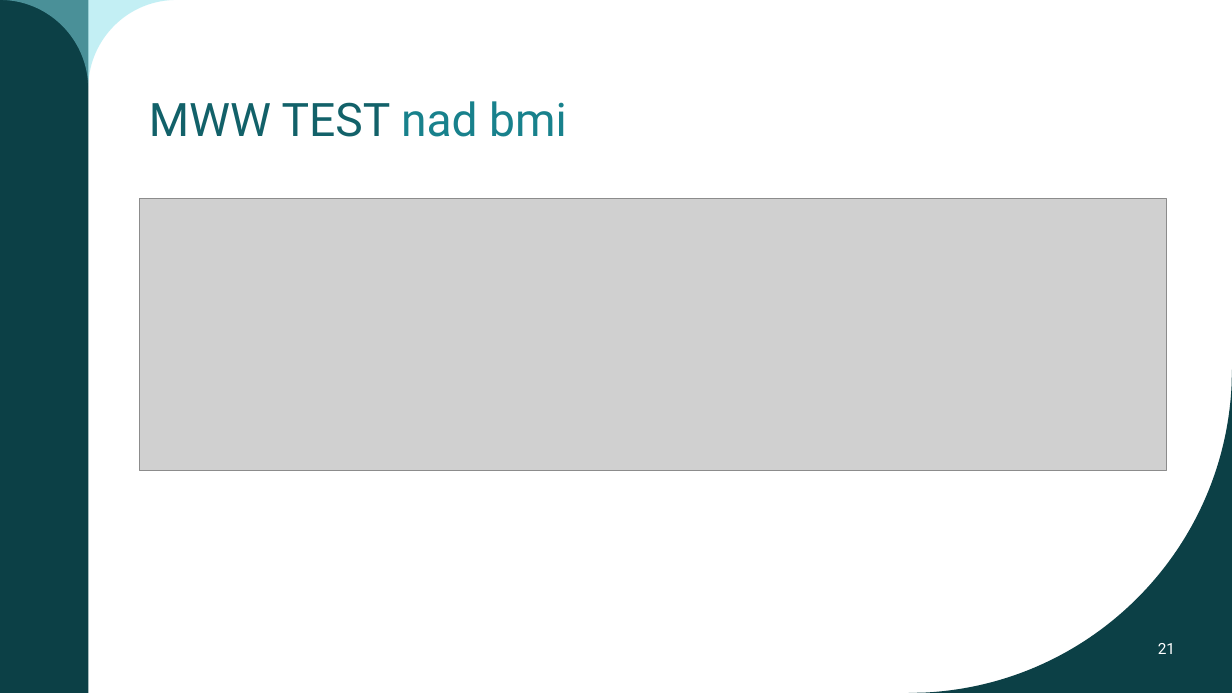
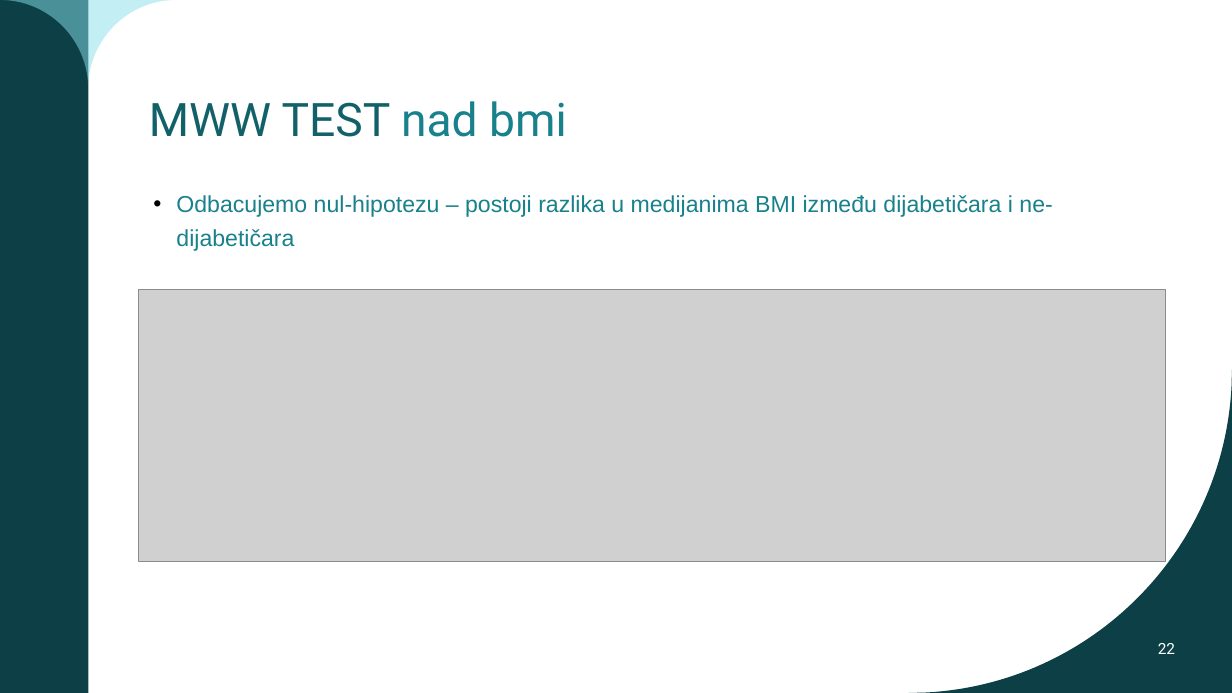
Before and after one commit to jfletcher20/diabetes-health-indicators-analysis, a slide deck: slide 22 of documentation/documentation.pptx (slide 21 before the commit). Drawn at 1232x693 pixels with LibreOffice and Linux fonts; fonts in the diff are those of the drawing; grey boxes stand for pictures. Boxes give left, top, right and bottom in pixels: in the first picture for what was removed or moved away, otherwise in the second. Text is boxed around its words. In the diff, an @@ line names an element or a change of style, - is before the commit and + after.

```diff
--- a/documentation/documentation.pptx
+++ b/documentation/documentation.pptx
@@ text added at <box>176,195,1052,251</box>, 18 pt, text #18818C @@
+• Odbacujemo nul-hipotezu – postoji razlika u medijanima BMI između dijabetičara i ne-dijabetičara
@@ picture: place and size @@
-picture at <box>140,198,1167,470</box>
+picture at <box>139,289,1166,562</box>
@@ page number at <box>1158,643,1175,654</box>: text changed @@
-21
+22
```
Also in this commit, not shown: 10 other slides changed, 1 slide added.
